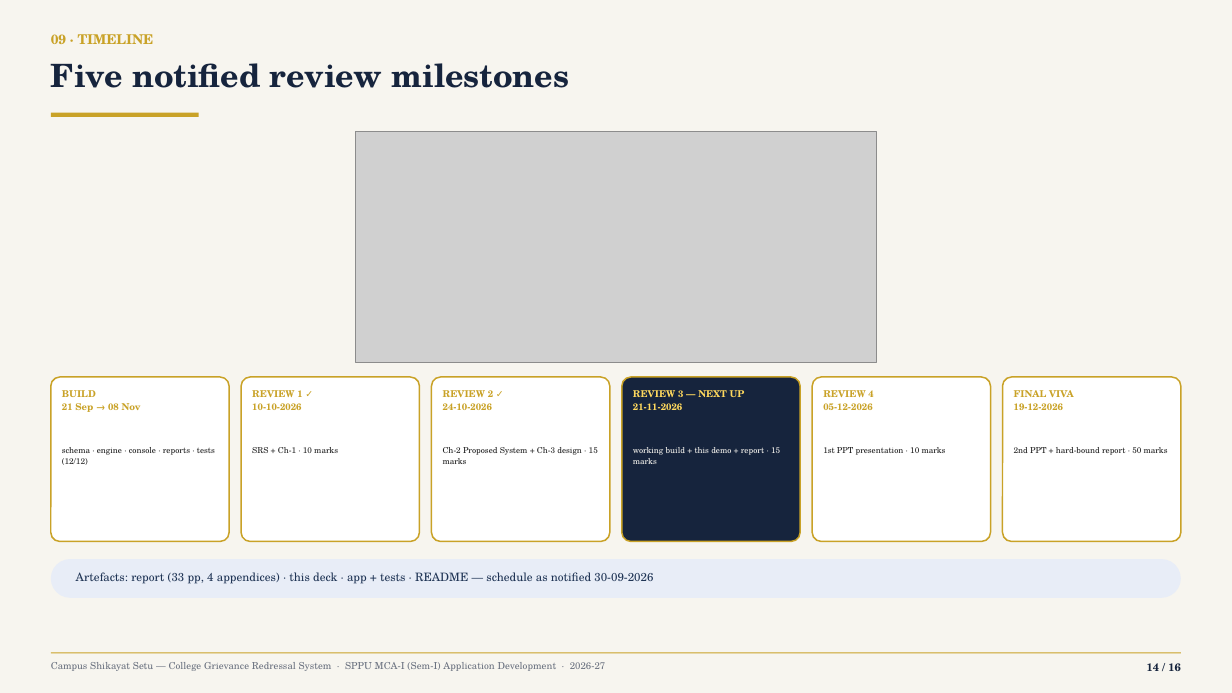
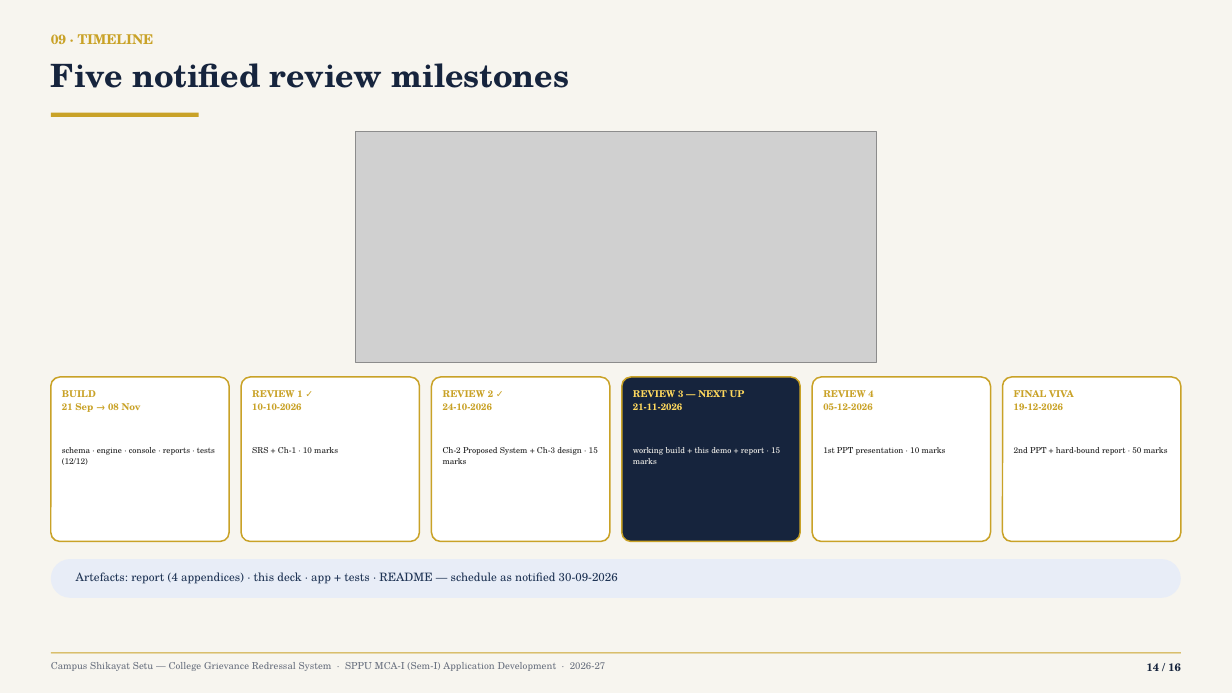
Before and after one commit to Yashwant-git392/Yashwant-git392, a slide deck: slide 14 of shikayat-setu/presentation/CampusShikayatSetu_MCA-Mini-Project_Review.pptx. Drawn at 1232x693 pixels with LibreOffice and Linux fonts; fonts in the diff are those of the drawing; grey boxes stand for pictures. Boxes give left, top, right and bottom in pixels: in the first picture for what was removed or moved away, otherwise in the second. Text is boxed around its words. In the diff, an @@ line names an element or a change of style, - is before the commit and + after.

```diff
--- a/shikayat-setu/presentation/CampusShikayatSetu_MCA-Mini-Project_Review.pptx
+++ b/shikayat-setu/presentation/CampusShikayatSetu_MCA-Mini-Project_Review.pptx
@@ text at (76,572,618,584): text changed @@
-Artefacts: report (33 pp, 4 appendices) · this deck · app + tests · README — schedule as notified 30-09-2026
+Artefacts: report (4 appendices) · this deck · app + tests · README — schedule as notified 30-09-2026
```
Also in this commit, not shown: 1 other slide changed, 13 other files.
